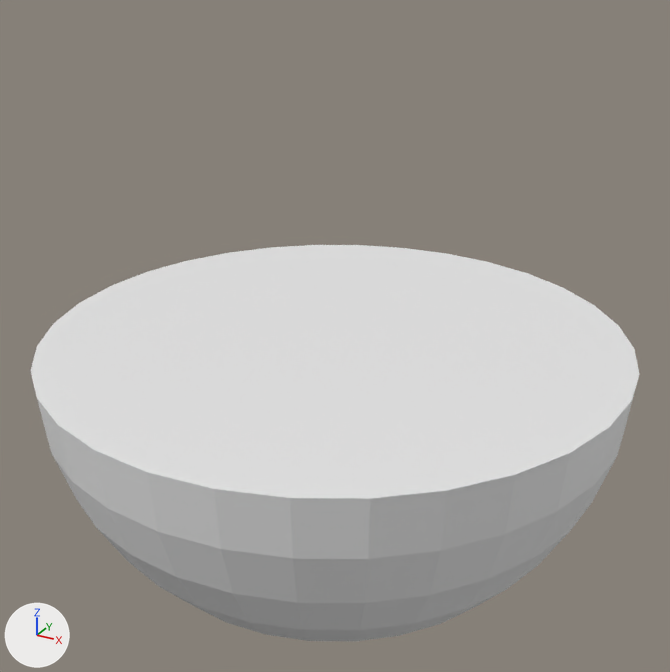
Two versions of the Blender file Femtography Unity/Assets/Models/Museum/proton-base.blend, one commit apart.
The view is the same before and after, from a 50 mm camera at (1.408, -2.561, 2.278) aimed at (0.0, 0.0, 0.998). Lighting does not change. The marker at lower left points along +X, +Y and +Z.

Names of what the first picture shows: 'Base'.
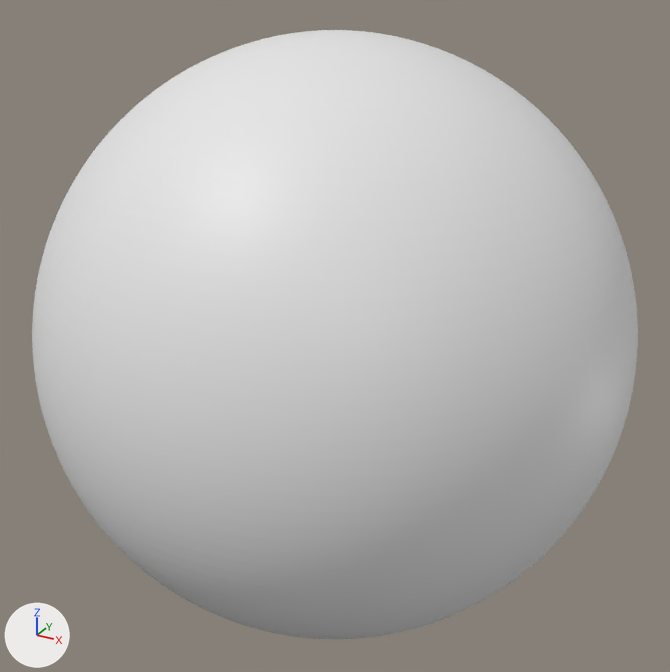
The newer file is also turned or shifted as a whole; pictures and numbers use the older file's frame.

Patch to the scene script:
```diff
--- a/Femtography Unity/Assets/Models/Museum/proton-base.blend.py
+++ b/Femtography Unity/Assets/Models/Museum/proton-base.blend.py
@@ me_sphere @@
 # used by ob_base; location = (0.0, 0.0, 0.0)
-me_sphere.from_pydata(...)  # 257 vertices, 257 faces; spans x -1.0..1.0, y -1.0..1.0, z 0.0..1.0
+me_sphere.from_pydata(...)  # 482 vertices, 512 faces; spans x -1.0..1.0, y -1.0..1.0, z 0.0..2.0
+# me_sphere part 1
+# 1 face is deleted
+# 225 vertices are added at x -0.98..0.98, y -0.98..0.98, z 1.2..2.0
+# 256 new faces join them
@@ ob_base @@
 ob_base.location = (0.0, 0.0, 0.0)
+_m = ob_base.modifiers.new('Subdivision', 'SUBSURF')
+_m.levels = 3
```

Location of each change, [x1, y1, x2, y2] in pixels of the pictures (670 x 672 px):
'Base', reshaped, modifiers changed (54% taller): before [31, 245, 639, 641]; after [32, 30, 638, 639]
part 1 of me_sphere, built on: before [31, 245, 639, 499]; after [32, 30, 638, 496]
